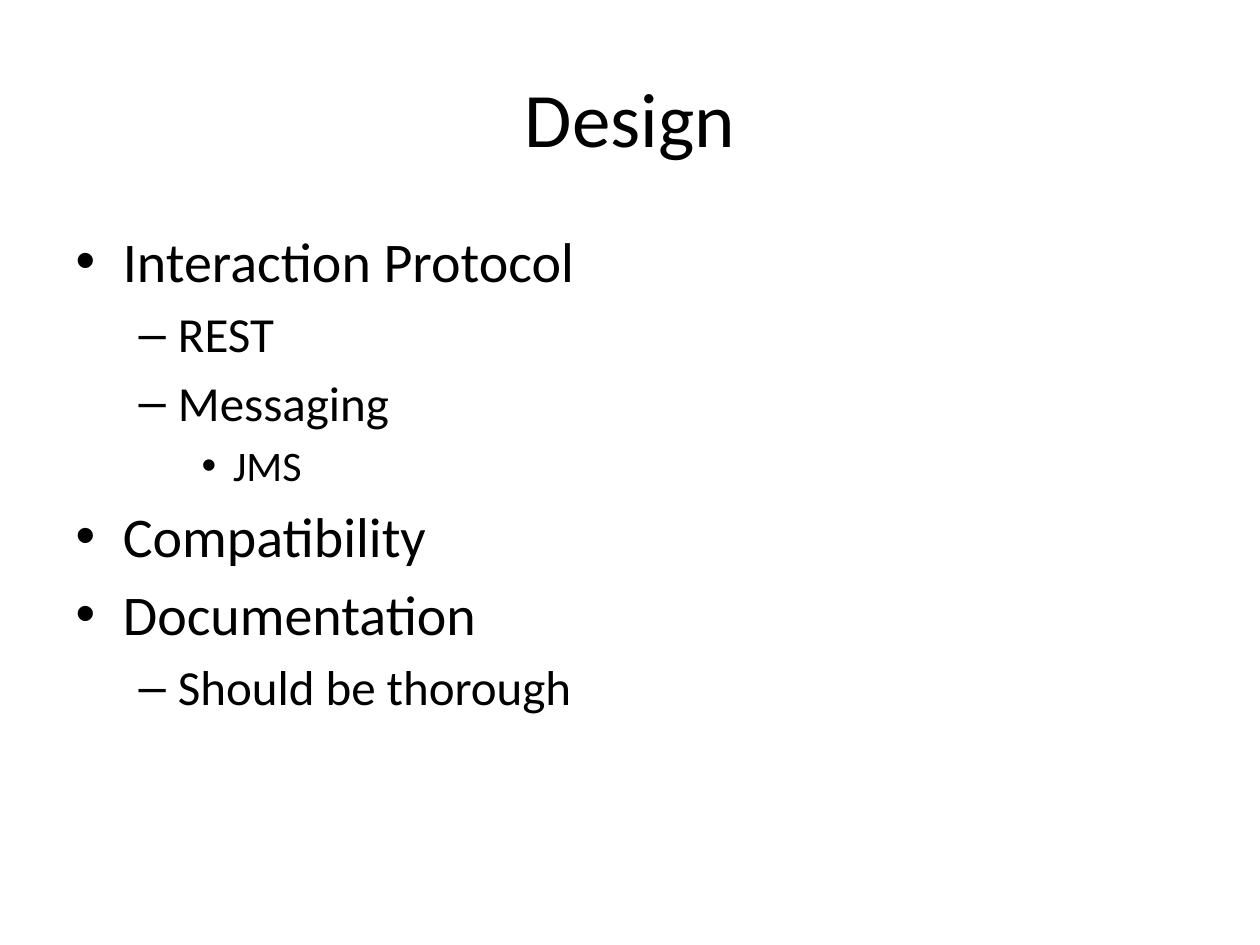
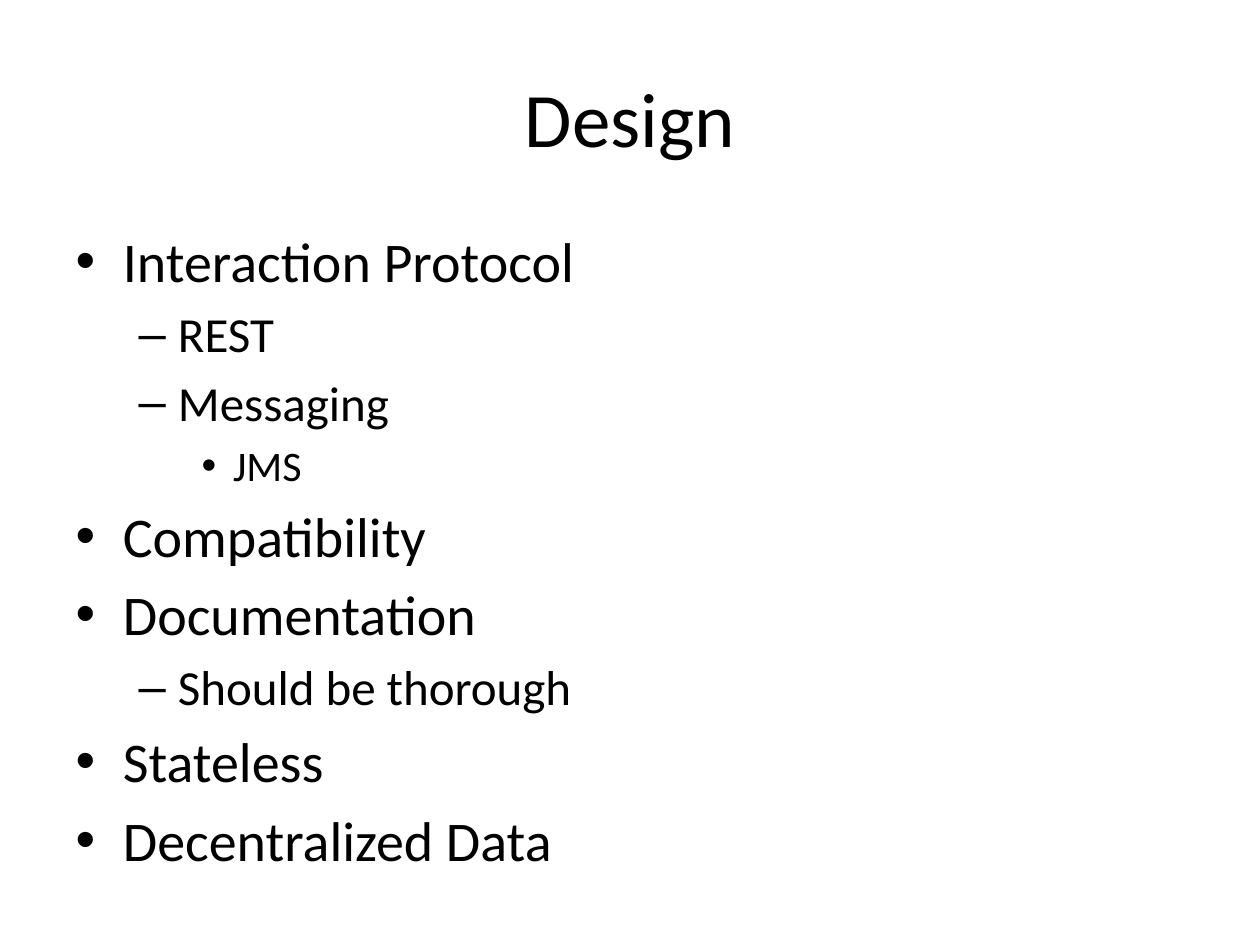
Before and after one commit to vitali-kviatkouski/personal, a slide deck: slide 3 of Microservices.pptx. Drawn at 1260x945 pixels with LibreOffice and Linux fonts; fonts in the diff are those of the drawing. Boxes give left, top, right and bottom in pixels: in the first picture for what was removed or moved away, otherwise in the second. Text is boxed around its words. In the diff, an @@ line names an element or a change of style, - is before the commit and + after.

```diff
--- a/Microservices.pptx
+++ b/Microservices.pptx
@@ text at (123, 743, 552, 862): paragraphs added @@
+• Stateless
+• Decentralized Data
```
Also in this commit, not shown: 1 slide added.
